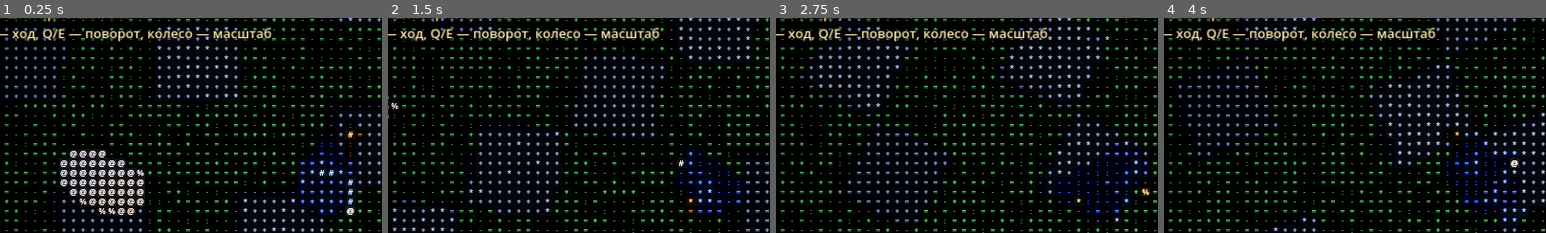
Above: before the commit, frames 1-4 (left to right).
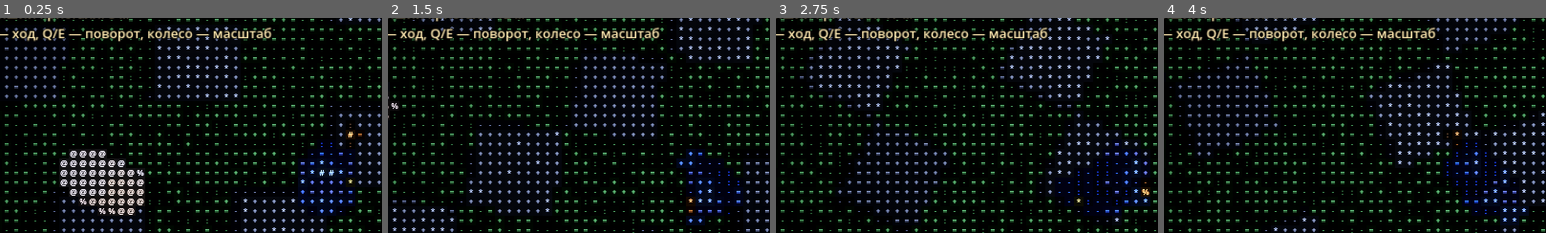
Above: after the commit, the same moments.

Repository: arteick/proxy-test
Game: Godot game, scene res://main.tscn
Two runs of this game, one before a commit and one after it. Both use one fixed random seed, a clock stepped at 60 frames per second and the inputs below.
Inputs (mouse positions are % of the whole screen's width and height, from its top left):
- Up to frame 1 (0.25 s): no input
- Up to frame 2 (1.5 s): tap Enter at 0.5 s; move the mouse to (72, 45) at 0.52 s; hold D 0.53-1.28 s; tap R at 0.6 s; click (72, 45) at 0.67 s; move the mouse to (30, 55) at 1.27 s; hold S from 1.28 s (still down); tap Q at 1.35 s
- Up to frame 3 (2.75 s): move the mouse to (60, 28) at 2.02 s; release S at 2.03 s; hold D from 2.03 s (still down); hold E from 2.03 s (still down)
- Up to frame 4 (4 s): move the mouse to (45, 70) at 2.77 s; release D at 2.78 s; release E at 2.78 s; hold W 2.78-3.53 s; tap R at 2.85 s; click (45, 70) at 2.92 s; move the mouse to (80, 65) at 3.52 s; hold A from 3.53 s (still down); hold Q from 3.53 s (still down)
The pictures show only the part of the screen within x 7-57%, y 10-60%; the shares and areas given below are measured in that part.

The runs differ from the first frame. In frame 1, 0.2% of the frame differs, in the area x 90-93%, y 62-92%; in frame 2, 0.3%; in frame 3, 0.4%, in the area x 83-98%, y 78-91%; in frame 4, 0.1%.

Commit message:
Чат: рука мага вперёд к посоху
Co-Authored-By: Claude Sonnet 5.5 <noreply@anthropic.com>
Claude-Session: https://claude.ai/code/session_01PXtRoTKSuSJzsAJtEm1N7K

Diff:
--- a/godot/scripts/hero.gd
+++ b/godot/scripts/hero.gd
@@ -5,7 +5,7 @@
 const CAPE_LEN := 0.42
 const STAFF_GRIP := 1.0 # высота pivot посоха над землёй (низ шеста = 0)
 const STAFF_Z := -0.55 # посох впереди героя (он смотрит в -Z)
-const ARM_REACH := -0.7 # правая рука вынесена вперёд к посоху
+const ARM_REACH := 0.7 # правая рука вынесена вперёд к посоху (+rotation.x по X тянет кисть в -Z)
 
 var body := Node3D.new()
 var staff := Node3D.new()
--- a/godot/tests/run.gd
+++ b/godot/tests/run.gd
@@ -64,6 +64,9 @@
 	check(hero.cape_segs.size() == Hero.CAPE_SEGS and hero.get_child_count() > 2, "герой: модель собирается")
 	hero.animate(0.1, true, 0.1)
 	check(hero.amp > 0.0 and hero.staff.rotation.x != 0.0, "герой: анимация ходьбы двигает суставы")
+	hero.animate(0.1, false, 0.1)
+	var hand: Vector3 = hero.body.transform * hero.arm_r.transform * Vector3(0, -0.85, 0)
+	check(hand.z < -0.3, "герой: правая рука вынесена вперёд к посоху, не назад")
 	var gh := Game.new(1)
 	var txt := Hud.text(gh, Vector3.ZERO)
 	check(txt.contains("Кристаллы 0/8") and txt.contains("♥♥♥") and txt.contains("Ближайший"), "HUD: счёт, жизни, подсказка")
Not shown, changed: docs/MEMORY.md
Not shown, changed: docs/PROGRESS.md
Not shown, added: docs/chat/20261026-025757-kerh.md
